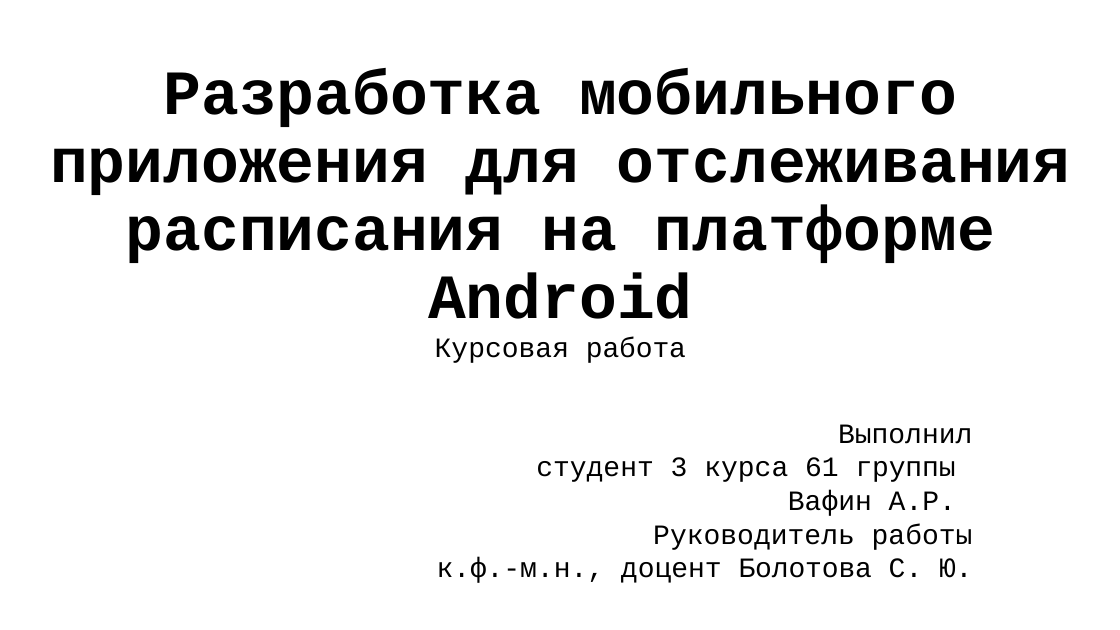
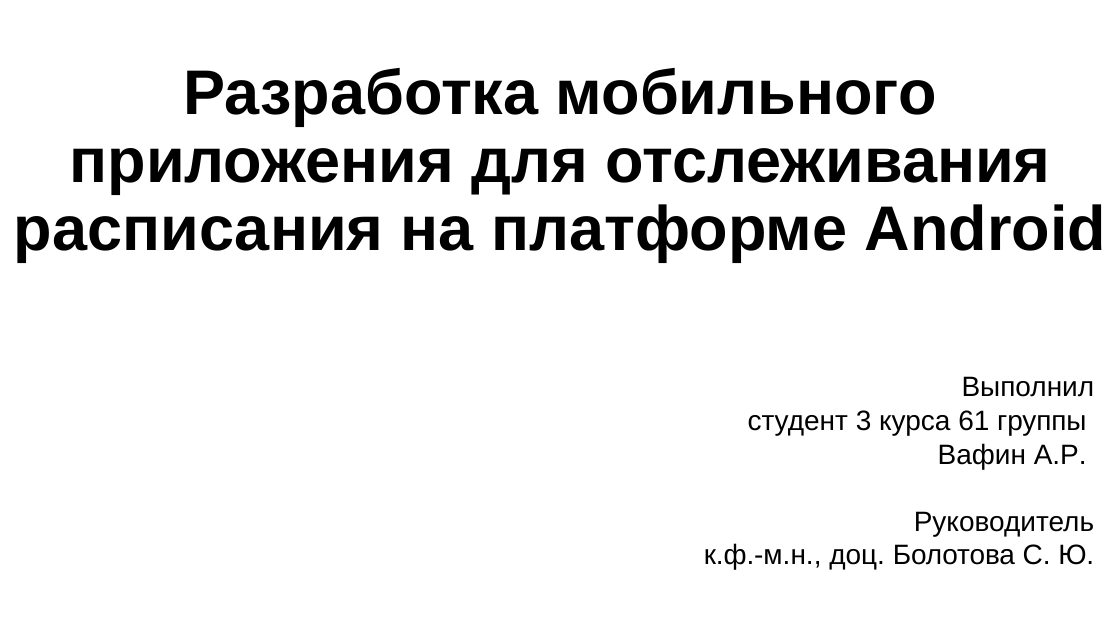
Before and after one commit to vafeenHub/VSU-scientific-activities_6-7-8-semester, a slide deck: slide 1 of Vafeen_3_61_presentation.pptx. Drawn at 1120x630 pixels with LibreOffice and Linux fonts; fonts in the diff are those of the drawing. Boxes give left, top, right and bottom in pixels: in the first picture for what was removed or moved away, otherwise in the second. Text is boxed around its words. In the diff, an @@ line names an element or a change of style, - is before the commit and + after.

```diff
--- a/Vafeen_3_61_presentation.pptx
+++ b/Vafeen_3_61_presentation.pptx
@@ text "Разработка мобильного приложения для отслеживания ..." at bbox=[14, 68, 1106, 261]: font Courier New to Arial @@
@@ text "Выполнил": place and size @@
-text "Выполнил" at bbox=[435, 337, 973, 583]
+text "Выполнил" at bbox=[704, 376, 1095, 570]
@@ text at bbox=[435, 337, 686, 363]: paragraph removed @@
-Курсовая работа
@@ text at bbox=[748, 376, 1095, 469]: font Courier New to Arial in "Выполнил", "студент 3 курса 61 группы", "Вафин А.Р." @@
@@ text at bbox=[704, 511, 1094, 570]: text changed; font Courier New to Arial @@
-Руководитель работы
-к.ф.-м.н., доцент Болотова С. Ю.
+Руководитель
+к.ф.-м.н., доц. Болотова С. Ю.
```
Also in this commit, not shown: 11 other slides changed, 1 slide added, 1 slide removed, 1 other file.
